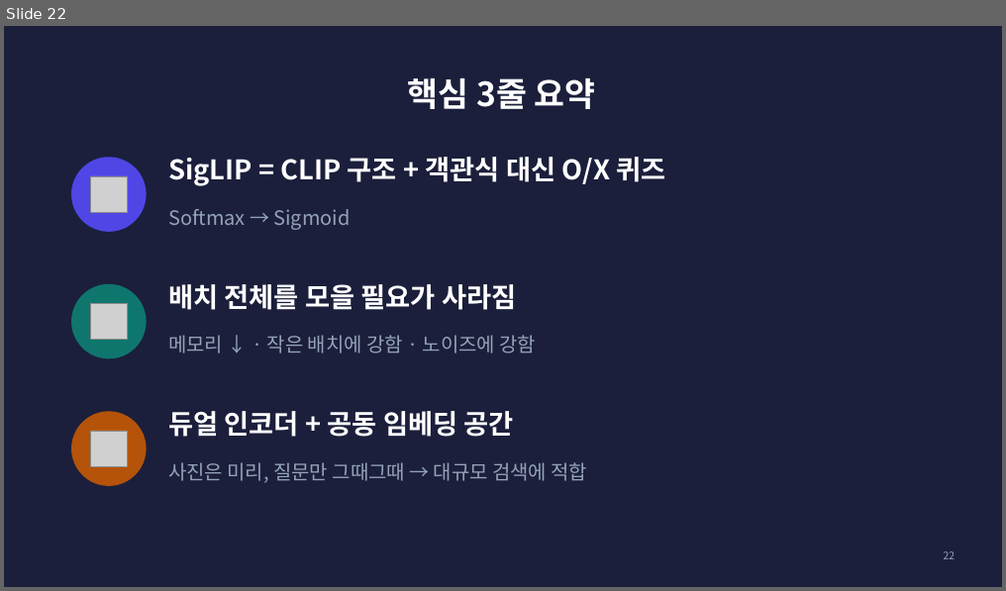
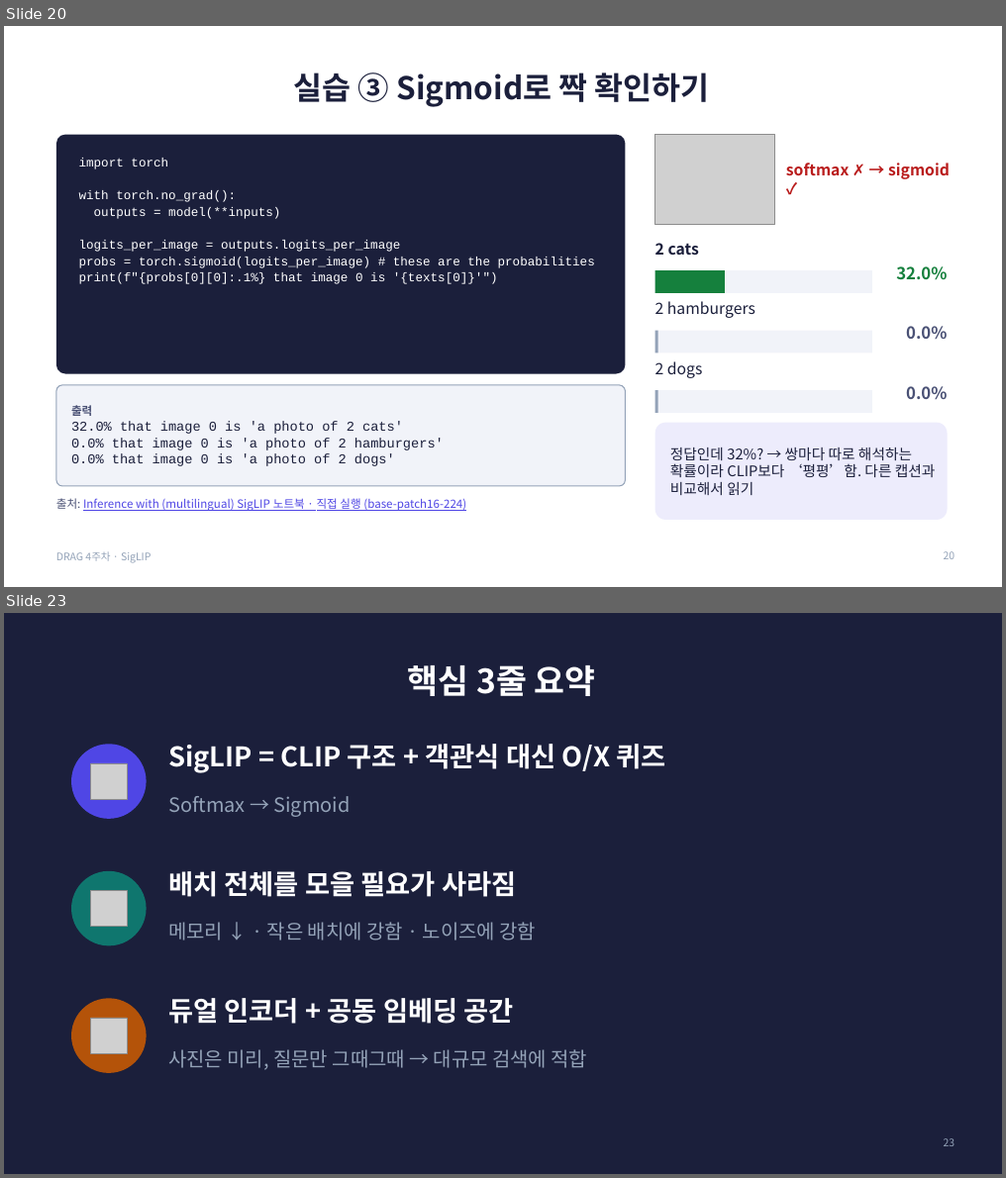
Before and after one commit to gaeun-k/DRAG, a slide deck: week4-siglip/김가은/SigLIP_4주차_발표.pptx. Shown one above the other, each under a label of ours: slide 22 before the commit, slides 20 and 23 after it; the slides between them are not shown. The pictures are 1006x591 and 1006x1178 pixels, drawn with LibreOffice and Linux fonts; fonts in the diff are those of the drawing; grey boxes stand for pictures. Boxes give left, top, right and bottom in pixels: in the first picture for what was removed or moved away, otherwise in the second. Text is boxed around its words. In the diff, an @@ line names an element or a change of style, - is before the commit and + after.

```diff
--- a/week4-siglip/김가은/SigLIP_4주차_발표.pptx
+++ b/week4-siglip/김가은/SigLIP_4주차_발표.pptx
@@ slide 20 added at (4, 26, 1002, 587), background #FFFFFF @@
@@ title added at (294, 73, 710, 107), 30 pt, text #1B1F3B, bold @@
+실습 ③ Sigmoid로 짝 확인하기
@@ rounded rectangle added at (56, 135, 626, 374), fill #1B1F3B @@
@@ picture added at (655, 135, 775, 224) @@
@@ text added at (79, 158, 595, 284), 12 pt, text #FFFFFF @@
+import torch
+with torch.no_grad():
+outputs = model(**inputs)
+logits_per_image = outputs.logits_per_image
+probs = torch.sigmoid(logits_per_image) # these are the probabilities
+print(f"{probs[0][0]:.1%} that image 0 is '{texts[0]}'")
@@ text added at (786, 163, 949, 179), 15 pt, text #B91C1C, bold @@
+softmax ✗ → sigmoid ✓
@@ text added at (655, 243, 699, 255), 15 pt, text #1B1F3B, bold @@
+2 cats
@@ rectangle added at (655, 271, 872, 293), fill #F1F3F9 @@
@@ rectangle added at (655, 271, 725, 293), fill #15803D @@
@@ text added at (896, 267, 946, 280), 16 pt, text #15803D, bold @@
+32.0%
@@ text added at (655, 301, 755, 318), 15 pt, text #1B1F3B @@
+2 hamburgers
@@ rectangle added at (655, 331, 872, 353), fill #F1F3F9 @@
@@ rectangle added at (655, 331, 658, 353), fill #94A3B8 @@
@@ text added at (906, 326, 946, 339), 16 pt, text #4A5175, bold @@
+0.0%
@@ text added at (655, 362, 703, 378), 15 pt, text #1B1F3B @@
+2 dogs
@@ rounded rectangle added at (56, 385, 626, 486), fill #F1F3F9, outline #94A3B8 1 pt @@
@@ text added at (71, 405, 444, 467), 13 pt, text #1B1F3B @@
+출력
+32.0% that image 0 is 'a photo of 2 cats'
+0.0% that image 0 is 'a photo of 2 hamburgers'
+0.0% that image 0 is 'a photo of 2 dogs'
@@ rectangle added at (655, 390, 872, 413), fill #F1F3F9 @@
@@ rectangle added at (655, 390, 658, 413), fill #94A3B8 @@
@@ text added at (906, 386, 946, 399), 16 pt, text #4A5175, bold @@
+0.0%
@@ rounded rectangle added at (655, 423, 947, 520), fill #4F46E5 at 10% opacity @@
@@ text added at (670, 448, 936, 495), 14 pt, text #1B1F3B @@
+정답인데 32%? → 쌍마다 따로 해석하는 확률이라 CLIP보다 ‘평평’함. 다른 캡션과 비교해서 읽기
@@ text added at (56, 498, 466, 511), 11 pt, text #4F46E5, underline @@
+출처: Inference with (multilingual) SigLIP 노트북 · 직접 실행 (base-patch16-224)
@@ text added at (56, 552, 151, 564), 10 pt, text #94A3B8 @@
+DRAG 4주차 · SigLIP
@@ page number added at (944, 552, 955, 560), 10 pt, text #94A3B8 @@
+20
@@ what was slide 22 is now slide 23 @@
```
Also in this commit, not shown: 2 slides changed, 4 other slides added, 6 slides removed, 1 other file.
